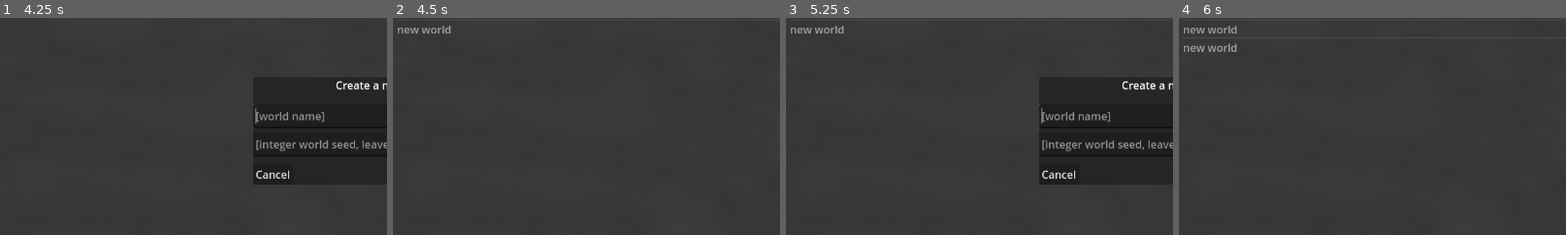
Above: before the commit, frames 1-4 (left to right).
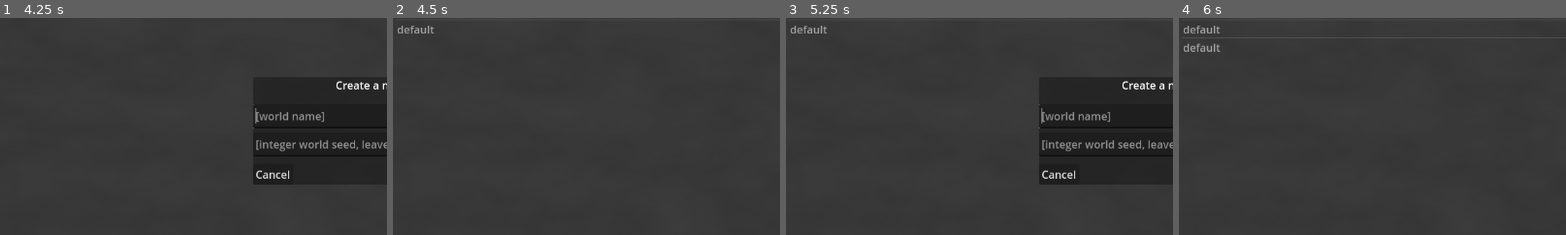
Above: after the commit, the same moments.

Repository: pixerhp/Hatchetflair
Game: Godot game, scene res://scenes/main_scenes/main_menu.tscn
Same seed, same stepped clock (60 frames per second), same inputs: the game is played once before the commit and once after it.
Inputs (mouse positions are % of the whole screen's width and height, from its top left):
- Up to frame 1 (4.25 s): click "Start world" at 0.5 s; click "New World" at 1.25 s; click (50, 44) at 2.02 s; type "Alex" at 2.1 s; click (50, 50) at 2.25 s; type "12" at 2.33 s; click "Okay" at 2.75 s; click "New World" at 3.5 s
- Up to frame 2 (4.5 s): click "Okay" at 4.25 s
- Up to frame 3 (5.25 s): click "New World" at 5 s
- Up to frame 4 (6 s): click "Okay" at 5.75 s
The pictures show only the part of the screen within x 0-50%, y 21-71%; the shares and areas given below are measured in that part.

Frame 1 is identical in both runs. In frame 2, 0.2% of the frame differs, in the area x 1-16%, y 3-8%; in frame 3, 0.2%; in frame 4, 0.4%, in the area x 1-16%, y 3-16%.

Commit message:
General organization

Diff:
--- a/scripts/autoload_scripts/file_manager.gd
+++ b/scripts/autoload_scripts/file_manager.gd
@@ -7,6 +7,7 @@
 # ~ dir & file interactions
 # ~ reading & writing
 # ~ file organizing
+# ~ safe checking & convenience
 # ~ game-specific
 
 
@@ -17,6 +18,7 @@
 
 const PATH_STORAGE: String = "user://storage"
 const PATH_SERVERS: String = PATH_STORAGE + "/remembered_servers.cfg"
+const PATH_USERS: String = PATH_STORAGE + "/users.cfg"
 const PATH_WORLDS: String = PATH_STORAGE + "/worlds"
 const PATH_SCREENSHOTS: String = PATH_STORAGE + "/screenshots"
 
@@ -419,30 +421,39 @@
 #func sort_cfg ?
 
 
-#-=-=-=-# SAFE CHECKING:
+#-=-=-=-# SAFE CHECKING & CONVENIENCE:
 
 #func dict_safe_get(specify a key, even recursively like a dict in a dict in a dict) -> bool:
-#
-#
-#
-#	return true
+
+func normalize_name(name_text: String, default: String) -> String:
+	name_text = name_text.replace("\n", "")
+	name_text = name_text.replace("\r", "")
+	name_text = name_text.replace("\t", "")
+	if name_text == "":
+		name_text = "default"
+	return name_text
+func normalize_seed(seed: String) -> String:
+	seed = seed.replace("\n", "")
+	seed = seed.replace("\r", "")
+	seed = seed.replace("\t", "")
+	if seed != "":
+		seed = str(int(seed))
+	else:
+		seed = str(GeneralGlobals.get_rand_int())
+	return seed
+func normalize_ip(ip: String) -> String:
+	ip = ip.replace("\n", "")
+	ip = ip.replace("\r", "")
+	ip = ip.replace("\t", "")
+	return ip
 
 
 #-=-=-=-# GAME-SPECIFIC:
 
 #for the future, probably something like: func create_world(cfg_data: Dictionary) -> Error:
 func create_world(world_name: String, world_seed: String) -> Error:
-	# Normalize the world name.
-	world_name = world_name.replace("\n", "")
-	world_name = world_name.replace("\r", "")
-	world_name = world_name.replace("\t", "")
-	if world_name == "":
-		world_name = "new world"
-	# Normalize the world seed.
-	if world_seed != "":
-		world_seed = str(int(world_seed))
-	else:
-		world_seed = str(GeneralGlobals.get_rand_int())
+	world_name = normalize_name(world_name, "new world")
+	world_seed = normalize_seed(world_seed)
 
 	# Create the world's directory and subdirectories.
 	var dir_name: String = get_available_dirname(PATH_WORLDS, world_name, false)
@@ -483,17 +494,8 @@
 		return FAILED
 	return OK
 func edit_world(dir_name: String, new_name: String, new_seed: String) -> Error:
-	# Normalize the world name.
-	new_name = new_name.replace("\n", "")
-	new_name = new_name.replace("\r", "")
-	new_name = new_name.replace("\t", "")
-	if new_name == "":
-		new_name = "new world"
-	# Normalize the world seed.
-	if new_seed != "":
-		new_seed = str(int(new_seed))
-	else:
-		new_seed = str(GeneralGlobals.get_rand_int())
+	new_name = normalize_name(new_name, "new world")
+	new_seed = normalize_seed(new_seed)
 
 	var dict: Dictionary = read_cfg(PATH_WORLDS + "/" + dir_name + "/world.cfg")
 	dict["meta_info"]["world_name"] = new_name
@@ -520,6 +522,9 @@
 	return OK
 
 func add_remembered_server(nickname: String, ip: String) -> Error:
+	nickname = normalize_name(nickname, "new remembered server")
+	ip = normalize_ip(ip)
+
 	var dict: Dictionary = read_cfg(PATH_SERVERS)
 	var section_name: String = get_available_dict_key_string(dict, nickname, false)
 	dict[section_name] = {
@@ -531,6 +536,9 @@
 		return FAILED
 	return OK
 func edit_remembered_server(section_name: String, nickname: String, ip: String) -> Error:
+	nickname = normalize_name(nickname, "new remembered server")
+	ip = normalize_ip(ip)
+
 	var section_data: Dictionary = read_cfg_section(PATH_SERVERS, section_name)
 	remove_remembered_server(section_name)
 	var dict: Dictionary = read_cfg(PATH_SERVERS)
@@ -558,6 +566,7 @@
 	var directories_to_ensure_exist: Array[String] = [
 		PATH_STORAGE,
 		PATH_SERVERS,
+		PATH_USERS,
 		PATH_WORLDS,
 		PATH_SCREENSHOTS,
 	]
--- a/scripts/autoload_scripts/general_globals.gd
+++ b/scripts/autoload_scripts/general_globals.gd
@@ -13,6 +13,7 @@
 const IS_MODDED: bool = false
 const IS_INDEV: bool = true
 
+# !!! replace with a signal/coroutine and places having the "await" keyword?
 var globals_ready: bool = false
 
 # =-= =-= =-= =-= =-= =-= =-= # <~
